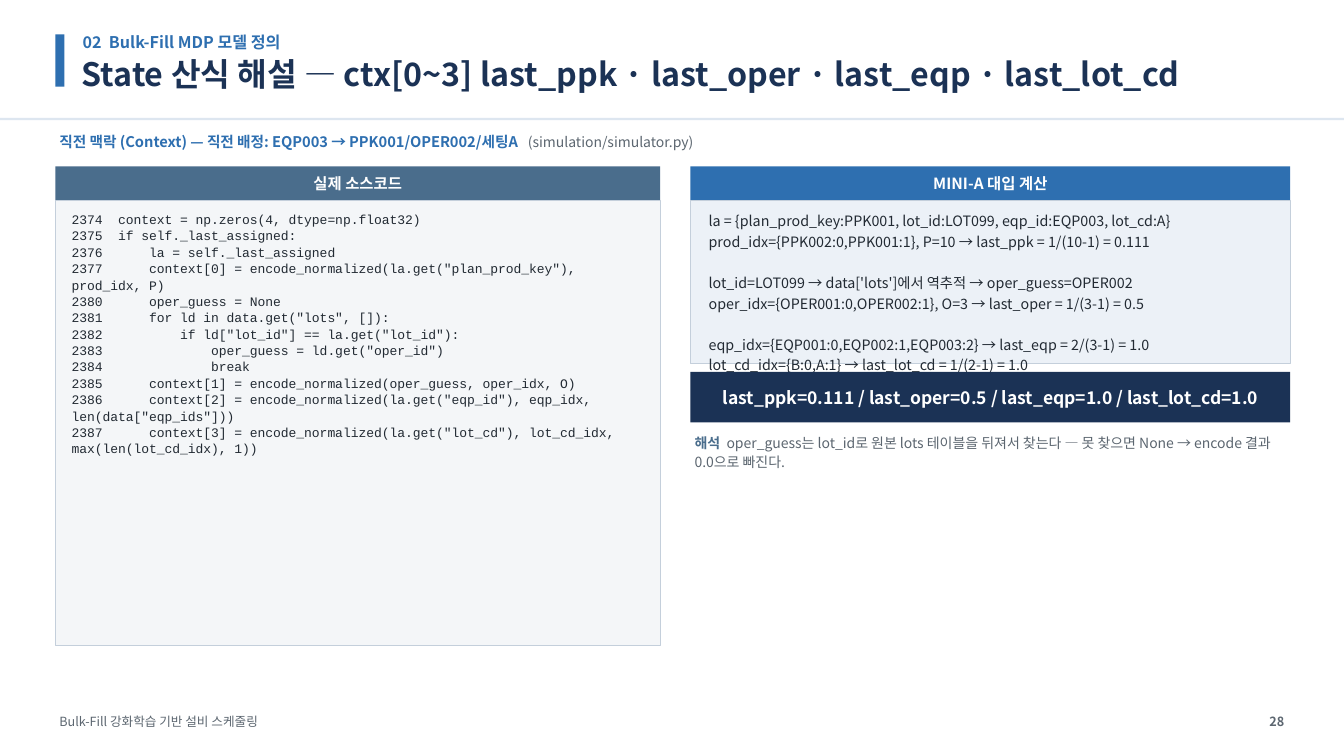
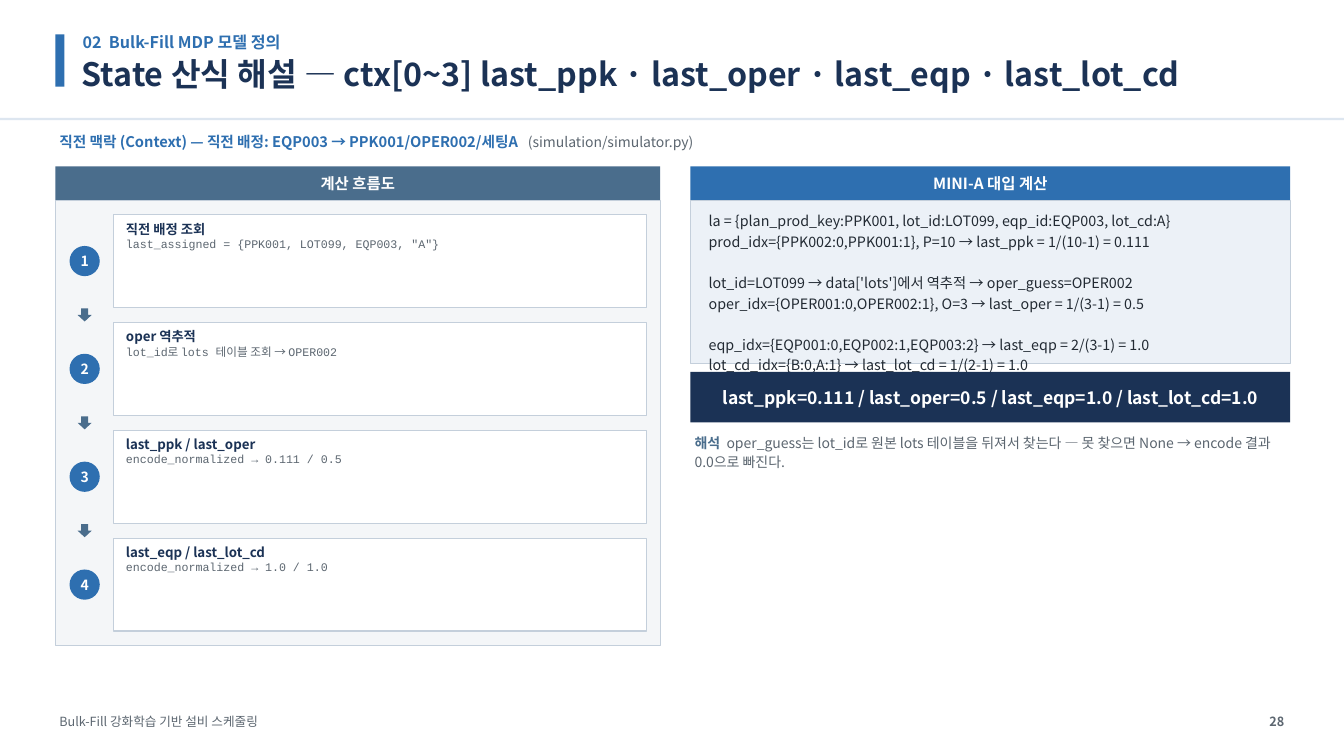
Before and after one commit to relighting123/pjt_scheduling, a slide deck: slide 28 of docs/스케줄링_발표자료.pptx. Drawn at 1344x756 pixels with LibreOffice and Linux fonts; fonts in the diff are those of the drawing. Boxes give left, top, right and bottom in pixels: in the first picture for what was removed or moved away, otherwise in the second. Text is boxed around its words. In the diff, an @@ line names an element or a change of style, - is before the commit and + after.

```diff
--- a/docs/스케줄링_발표자료.pptx
+++ b/docs/스케줄링_발표자료.pptx
@@ text at (321,176,395,191): text changed @@
-실제 소스코드
+계산 흐름도
@@ text removed at (72,215,614,456) @@
-2374 context = np.zeros(4, dtype=np.float32)
-2375 if self._last_assigned:
-2376 la = self._last_assigned
-2377 context[0] = encode_normalized(la.get("plan_prod_key"), prod_idx, P)
-2380 oper_guess = None
-2381 for ld in data.get("lots", []):
-2382 if ld["lot_id"] == la.get("lot_id"):
-2383 oper_guess = ld.get("oper_id")
-2384 break
-2385 context[1] = encode_normalized(oper_guess, oper_idx, O)
-2386 context[2] = encode_normalized(la.get("eqp_id"), eqp_idx, len(data["eqp_ids"]))
-2387 context[3] = encode_normalized(la.get("lot_cd"), lot_cd_idx, max(len(lot_cd_idx), 1))
@@ rectangle added at (114,215,646,308), fill #FFFFFF, outline #C4CFDB 0.75 pt @@
@@ text added at (126,223,439,251), 8.3 pt, text #5C6670 @@
+직전 배정 조회
+last_assigned = {PPK001, LOT099, EQP003, "A"}
@@ ellipse added at (70,246,100,276), fill #2E6FB0 @@
@@ text added at (81,255,89,266), 10 pt, text #FFFFFF, bold @@
+1
@@ down arrow added at (78,309,92,322), fill #4A6D8C @@
@@ rectangle added at (114,323,646,415), fill #FFFFFF, outline #C4CFDB 0.75 pt @@
@@ ellipse added at (70,354,100,384), fill #2E6FB0 @@
@@ text added at (126,330,337,358), 8.3 pt, text #5C6670 @@
+oper 역추적
+lot_id로 lots 테이블 조회 → OPER002
@@ text added at (81,363,89,374), 10 pt, text #FFFFFF, bold @@
+2
@@ down arrow added at (78,416,92,430), fill #4A6D8C @@
@@ rectangle added at (114,431,646,523), fill #FFFFFF, outline #C4CFDB 0.75 pt @@
@@ text added at (126,438,342,465), 8.3 pt, text #5C6670 @@
+last_ppk / last_oper
+encode_normalized → 0.111 / 0.5
@@ ellipse added at (70,462,100,492), fill #2E6FB0 @@
@@ text added at (81,471,89,482), 10 pt, text #FFFFFF, bold @@
+3
@@ down arrow added at (78,524,92,537), fill #4A6D8C @@
@@ rectangle added at (114,538,646,631), fill #FFFFFF, outline #C4CFDB 0.75 pt @@
@@ text added at (126,546,328,573), 8.3 pt, text #5C6670 @@
+last_eqp / last_lot_cd
+encode_normalized → 1.0 / 1.0
@@ ellipse added at (70,570,100,600), fill #2E6FB0 @@
@@ text added at (81,579,89,590), 10 pt, text #FFFFFF, bold @@
+4
```
Also in this commit, not shown: 14 other slides changed.
